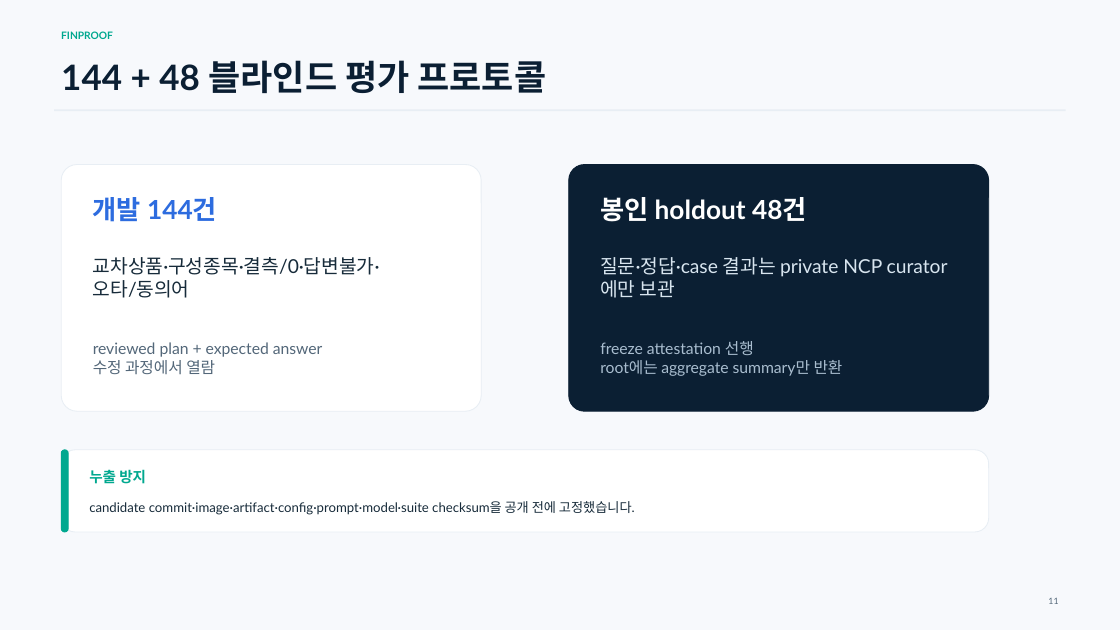
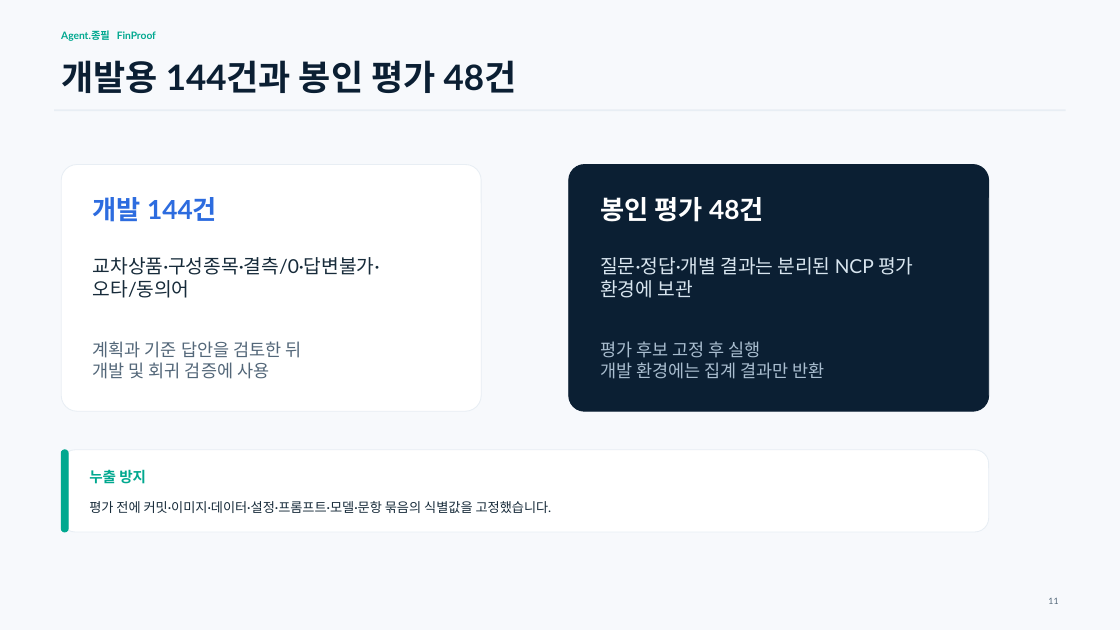
Before and after one commit to tskwak111/mirae_agent, a slide deck: slide 11 of docs/submission/FinProof_Technical_Proposal.pptx. Drawn at 1120x630 pixels with LibreOffice and Linux fonts; fonts in the diff are those of the drawing. Boxes give left, top, right and bottom in pixels: in the first picture for what was removed or moved away, otherwise in the second. Text is boxed around its words. In the diff, an @@ line names an element or a change of style, - is before the commit and + after.

```diff
--- a/docs/submission/FinProof_Technical_Proposal.pptx
+++ b/docs/submission/FinProof_Technical_Proposal.pptx
@@ text at bbox=[61, 30, 156, 41]: text changed @@
-FINPROOF
+Agent.종필 FinProof
@@ text at bbox=[61, 60, 517, 93]: text changed @@
-144 + 48 블라인드 평가 프로토콜
+개발용 144건과 봉인 평가 48건
@@ text at bbox=[600, 197, 764, 222]: text changed @@
-봉인 holdout 48건
+봉인 평가 48건
@@ text at bbox=[600, 257, 913, 298]: text changed @@
-질문·정답·case 결과는 private NCP curator에만 보관
+질문·정답·개별 결과는 분리된 NCP 평가 환경에 보관
@@ text at bbox=[93, 341, 301, 379]: text changed; size 13.5 to 15 pt @@
-reviewed plan + expected answer
-수정 과정에서 열람
+계획과 기준 답안을 검토한 뒤
+개발 및 회귀 검증에 사용
@@ text at bbox=[600, 341, 825, 379]: text changed; size 13.5 to 15 pt @@
-freeze attestation 선행
-root에는 aggregate summary만 반환
+평가 후보 고정 후 실행
+개발 환경에는 집계 결과만 반환
@@ text at bbox=[89, 501, 552, 513]: text changed @@
-candidate commit·image·artifact·config·prompt·model·suite checksum을 공개 전에 고정했습니다.
+평가 전에 커밋·이미지·데이터·설정·프롬프트·모델·문항 묶음의 식별값을 고정했습니다.
```
Also in this commit, not shown: 12 other slides changed, 2 slides added, 2 slides removed, 8 other files.
